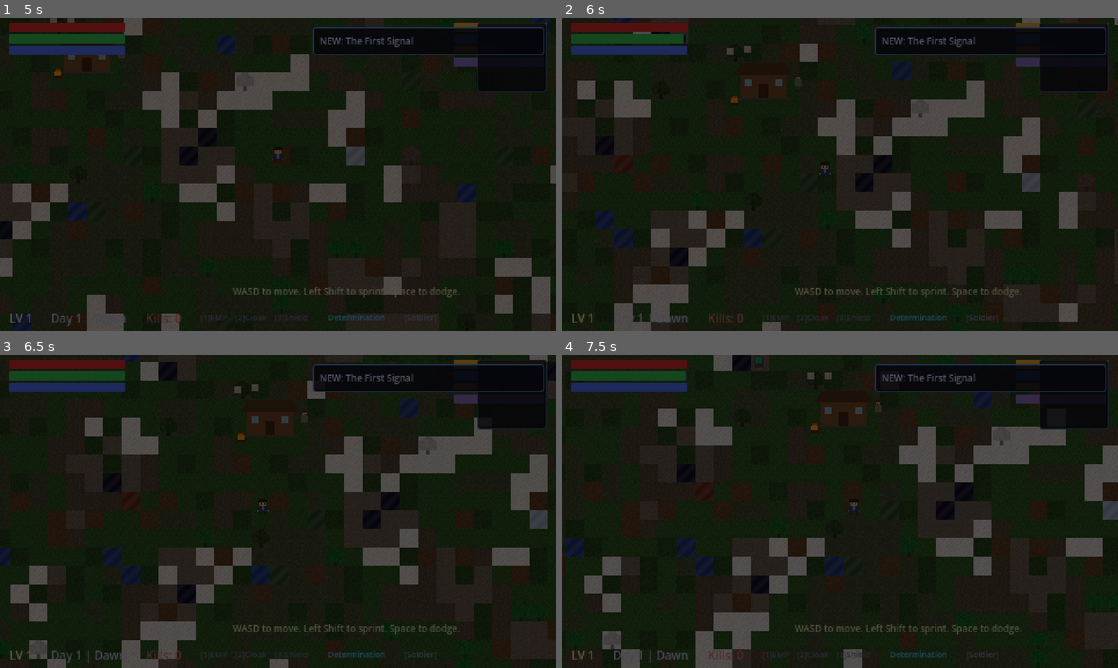
Above: before the commit, frames 1-4 (two rows, left to right).
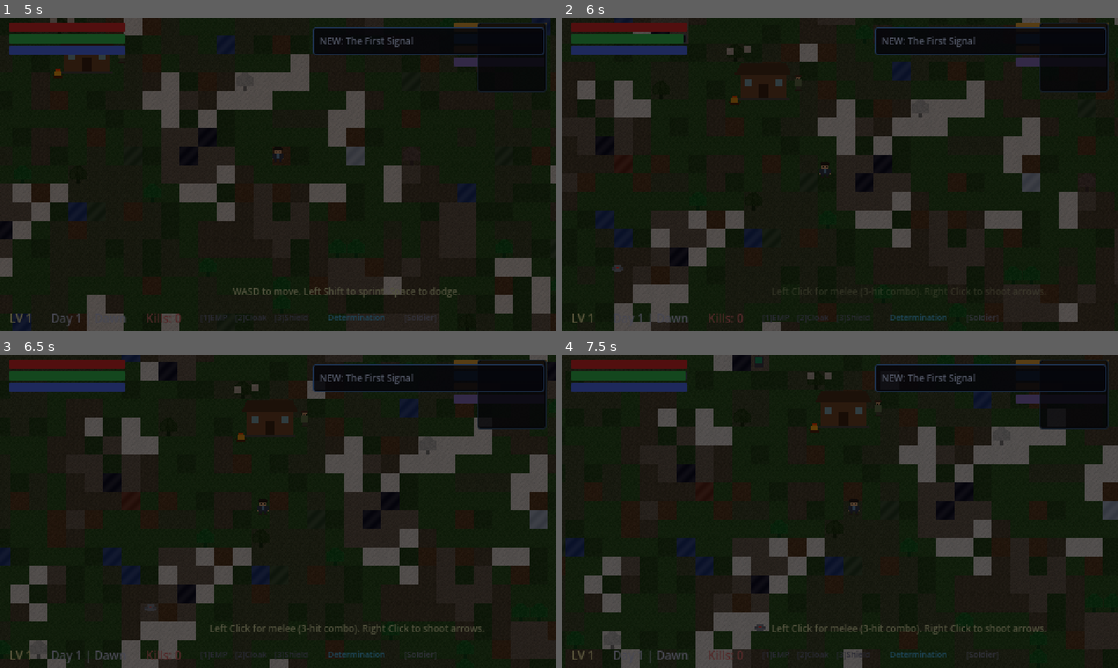
Above: after the commit, the same moments.

Repository: edonD/singularity-godot
Game: Godot game, scene res://scenes/ui/TitleScreen.tscn
Same seed, same stepped clock (60 frames per second), same inputs: the game is played once before the commit and once after it.
Inputs (mouse positions are in pixels of both pictures, inside the frame that each line leads up to):
- Up to frame 1 (5 s): click "NEW GAME" at 0.5 s; click "CHOOSE" at 1.25 s; tap Enter at 2 s; move the mouse to (400, 158) at 2.02 s; hold D (move_right) 2.03-2.78 s; tap 1 (ability_1) at 2.1 s; move the mouse to (166, 190) at 2.77 s; hold S (move_down) 2.78-3.53 s; tap 2 (ability_2) at 2.85 s; move the mouse to (333, 105) at 3.52 s; hold D (move_right) 3.53-4.28 s; tap 3 (ability_3) at 3.6 s; move the mouse to (250, 237) at 4.27 s; hold W (move_up) from 4.28 s (still down); click (250, 237) at 4.35 s
- Up to frame 2 (6 s): move the mouse to (1006, 221) at 5.02 s; release W (move_up) at 5.03 s; hold A (move_left) from 5.03 s (still down); tap Space (dodge) at 5.1 s; move the mouse to (673, 127) at 5.77 s; tap E (interact) at 5.85 s
- Up to frame 3 (6.5 s): keep holding A (move_left)
- Up to frame 4 (7.5 s): tap Enter at 6.5, 7.25 s; move the mouse to (867, 511) at 6.52 s; release A (move_left) at 6.53 s; hold S (move_down) 6.53-7.28 s; right-click (867, 511) at 6.6 s; move the mouse to (756, 433) at 7.27 s; hold D (move_right) from 7.28 s (still down); tap Shift (sprint) at 7.35 s

Frame 1 is identical in both runs. In frame 2, 0.3% of the frame differs, in the area x 9-83%, y 78-90%; in frame 3, 0.4%; in frame 4, 0.5%, in the area x 34-88%, y 86-90%.
Error before the commit: Parse Error: Cannot infer the type of "alpha" variable because the value doesn't have a set type. (res://scripts/effects/dust_particles.gd:42)

Commit message:
Fix type inference warnings for HTML5 export — explicit types on Variant-returning expressions

Diff:
--- a/scripts/effects/dust_particles.gd
+++ b/scripts/effects/dust_particles.gd
@@ -39,7 +39,7 @@
 func _draw() -> void:
 	for p in particles:
 		if p.life > 0:
-			var alpha := p.life / p.max_life
+			var alpha: float = p.life / p.max_life
 			var c: Color = p.color
 			c.a *= alpha
 			draw_rect(Rect2(p.pos - Vector2(p.size, p.size) * 0.5, Vector2(p.size, p.size)), c)
--- a/scripts/enemies/enemy_base.gd
+++ b/scripts/enemies/enemy_base.gd
@@ -133,7 +133,7 @@
 	var effective_range := detection_range
 	var st := get_tree().get_first_node_in_group("skill_tree")
 	if st and st.has_method("get_effect_sum"):
-		var reduction := st.get_effect_sum("detection_reduction")
+		var reduction: float = st.get_effect_sum("detection_reduction")
 		effective_range *= (1.0 - reduction)
 	# Player cloaking/invincibility = can't detect
 	if _target.get("invincible") == true and dist > effective_range * 0.3:
--- a/scripts/systems/env_puzzle.gd
+++ b/scripts/systems/env_puzzle.gd
@@ -165,7 +165,7 @@
 
 	# Check if we need materials
 	if _state == 0 and not config.condition.is_empty():
-		var parts := config.condition.split("_")
+		var parts: PackedStringArray = config.condition.split("_")
 		if parts.size() == 2:
 			var item_id: String = parts[0]
 			var amount := int(parts[1])
--- a/scripts/systems/poi_system.gd
+++ b/scripts/systems/poi_system.gd
@@ -181,8 +181,8 @@
 	# Draw a diamond/marker shape
 	for y in 16:
 		for x in 16:
-			var dx := abs(x - 8)
-			var dy := abs(y - 8)
+			var dx: int = abs(x - 8)
+			var dy: int = abs(y - 8)
 			if dx + dy <= 7:
 				img.set_pixel(x, y, color)
 			elif dx + dy == 8:
--- a/scripts/systems/world_events.gd
+++ b/scripts/systems/world_events.gd
@@ -101,7 +101,7 @@
 		"res://scenes/enemies/PatrolBot.tscn",
 	]
 
-	var count := 3 + (_director.threat_level if _director else 1)
+	var count: int = 3 + (_director.threat_level if _director else 1)
 	for i in count:
 		var scene_path: String = enemy_scenes[randi() % enemy_scenes.size()]
 		var scene := load(scene_path)
--- a/scripts/ui/dilemma_ui.gd
+++ b/scripts/ui/dilemma_ui.gd
@@ -140,7 +140,7 @@
 		btn_style.set_content_margin_all(5)
 		btn.add_theme_stylebox_override("normal", btn_style)
 
-		var idx := i
+		var idx: int = i
 		btn.pressed.connect(func() -> void: _on_choice(idx))
 		vbox.add_child(btn)
 
--- a/scripts/ui/level_up_ui.gd
+++ b/scripts/ui/level_up_ui.gd
@@ -82,7 +82,7 @@
 		btn.text = "%s — %s" % [option.name, option.desc]
 		btn.add_theme_font_size_override("font_size", 9)
 
-		var opt := option # capture
+		var opt: Dictionary = option # capture
 		btn.pressed.connect(func() -> void:
 			_apply_upgrade(opt)
 		)
Not shown, added: build/index.apple-touch-icon.png.import
Not shown, added: build/index.icon.png.import
Not shown, added: build/index.png.import
Not shown, added: scripts/systems/dialogue_system.gd.uid
Not shown, added: scripts/systems/dilemma_system.gd.uid
Not shown, added: scripts/systems/emotional_state.gd.uid
Not shown, added: scripts/systems/env_puzzle.gd.uid
Not shown, added: scripts/systems/nexus_director.gd.uid
Not shown, added: scripts/systems/poi_system.gd.uid
Not shown, added: scripts/systems/quest_journal.gd.uid
Not shown, added: scripts/systems/skill_tree.gd.uid
Not shown, added: scripts/systems/world_events.gd.uid
(and 9 more such lines)
